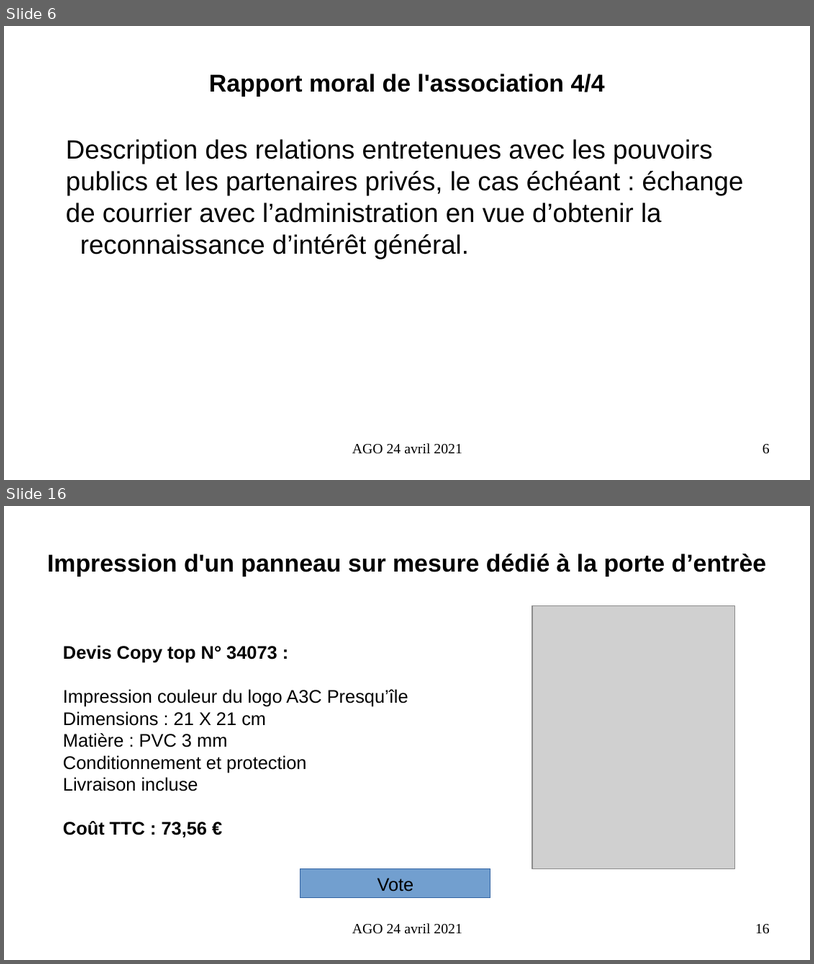
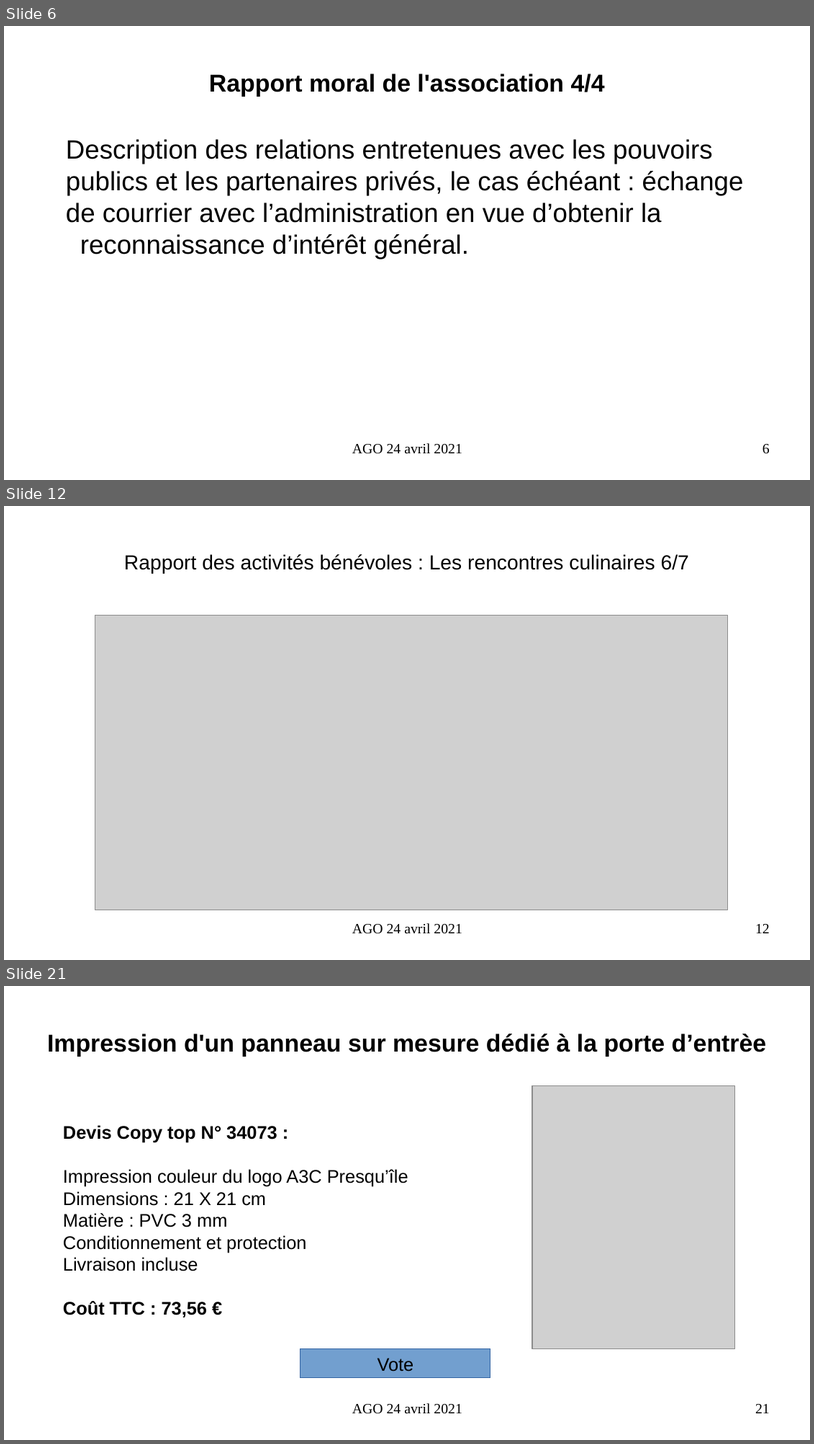
Before and after one commit to AIREL46/SCAO, a slide deck: association/2021/presentation-ago-24-avril-2021.odp. Shown one above the other, each under a label of ours: slides 6 and 16 before the commit, slides 6, 12 and 21 after it; the slides between them are not shown. The pictures are 814x964 and 814x1444 pixels, drawn with LibreOffice and Linux fonts; fonts in the diff are those of the drawing; grey boxes stand for pictures. Boxes give left, top, right and bottom in pixels: in the first picture for what was removed or moved away, otherwise in the second. Text is boxed around its words. In the diff, an @@ line names an element or a change of style, - is before the commit and + after.

```diff
--- a/association/2021/presentation-ago-24-avril-2021.odp
+++ b/association/2021/presentation-ago-24-avril-2021.odp
@@ slide 12 added at (x1=4, y1=506, x2=810, y2=960), background #FFFFFF @@
@@ title added at (x1=124, y1=554, x2=689, y2=574), 20 pt, text #000000 @@
+Rapport des activités bénévoles : Les rencontres culinaires 6/7
@@ picture added at (x1=95, y1=615, x2=728, y2=909) @@
@@ text added at (x1=352, y1=923, x2=463, y2=934), 14 pt, text #000000 @@
+AGO 24 avril 2021
@@ page number added at (x1=756, y1=924, x2=770, y2=933), 14 pt, text #000000 @@
+12
@@ what was slide 16 is now slide 21 @@
@@ page number at (x1=756, y1=1404, x2=770, y2=1413): text changed @@
-16
+21
```
Also in this commit, not shown: 13 slides changed, 4 other slides added, 8 other files.
